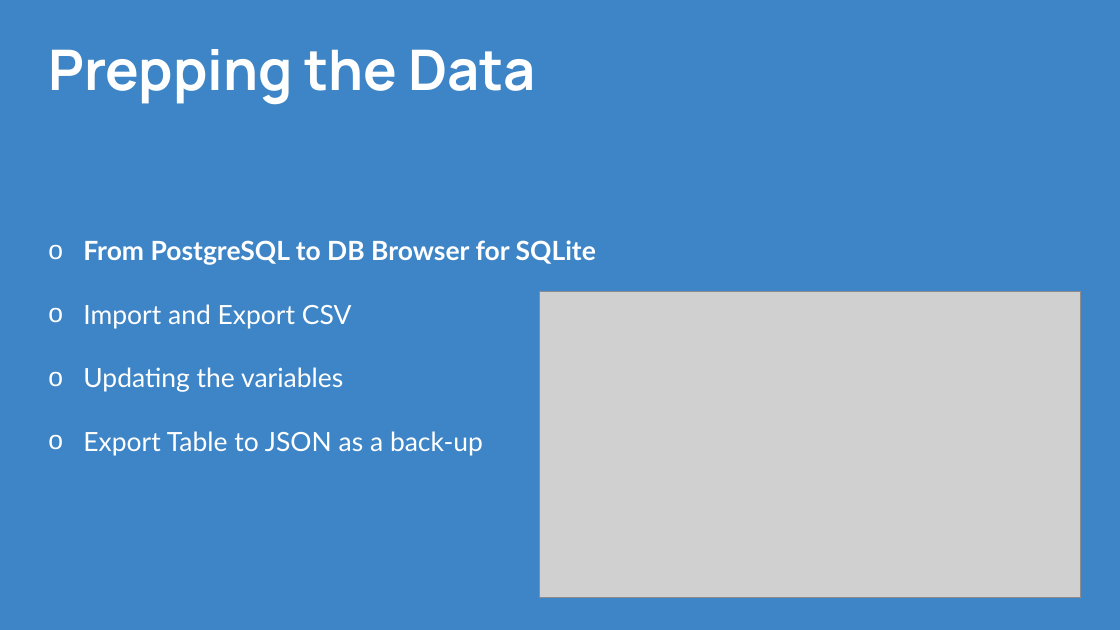
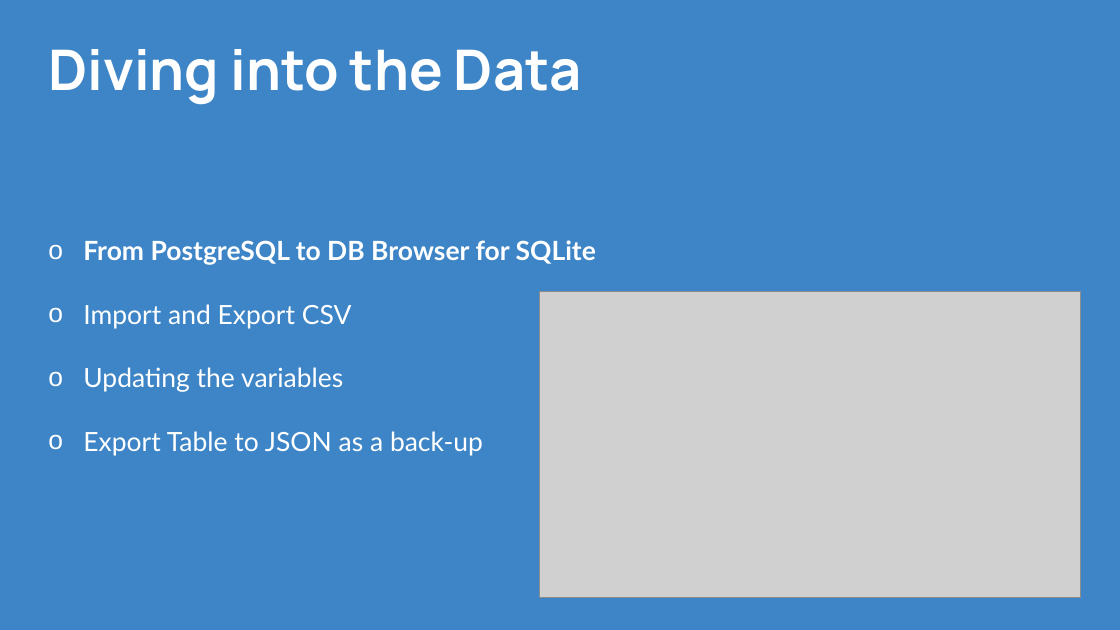
Before and after one commit to CPrince20/Homies, a slide deck: slide 13 of Homies City Collection.pptx (slide 12 before the commit). Drawn at 1120x630 pixels with LibreOffice and Linux fonts; fonts in the diff are those of the drawing; grey boxes stand for pictures. Boxes give left, top, right and bottom in pixels: in the first picture for what was removed or moved away, otherwise in the second. Text is boxed around its words. In the diff, an @@ line names an element or a change of style, - is before the commit and + after.

```diff
--- a/Homies City Collection.pptx
+++ b/Homies City Collection.pptx
@@ title at (48,49,582,105): text changed @@
-Prepping the Data
+Diving into the Data
```
Also in this commit, not shown: 1 other slide changed, 1 slide added.
